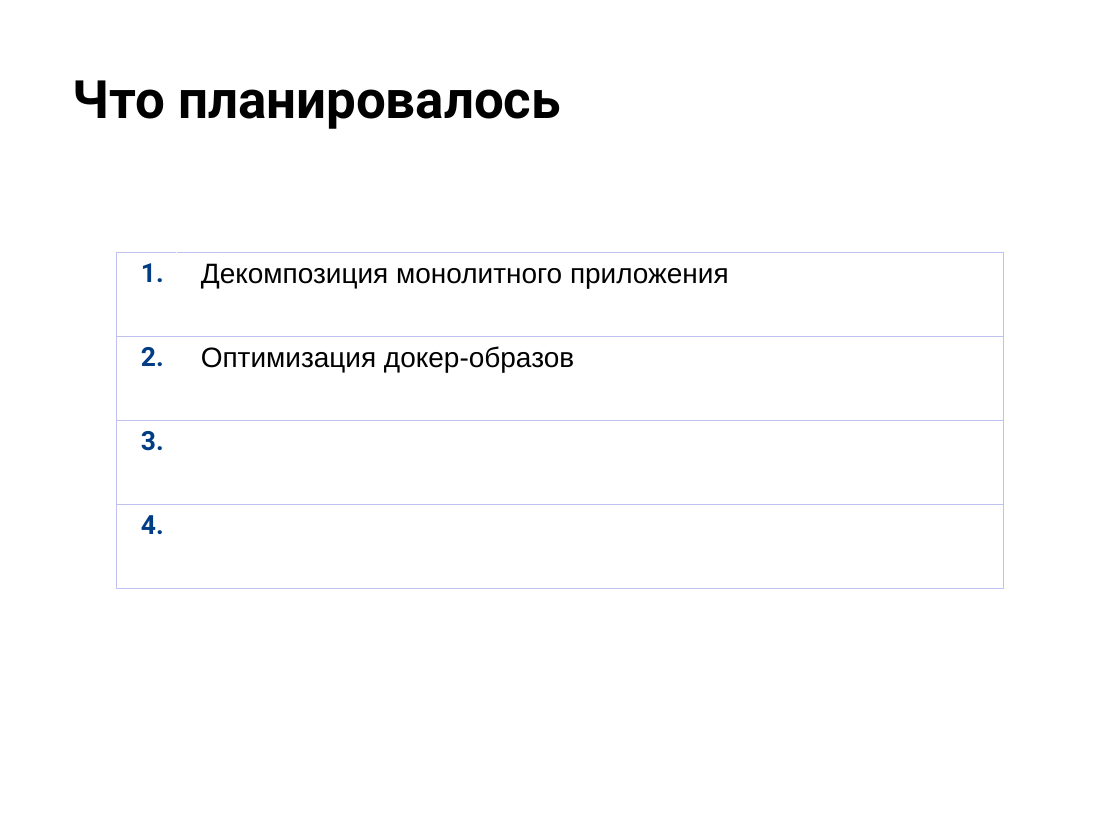
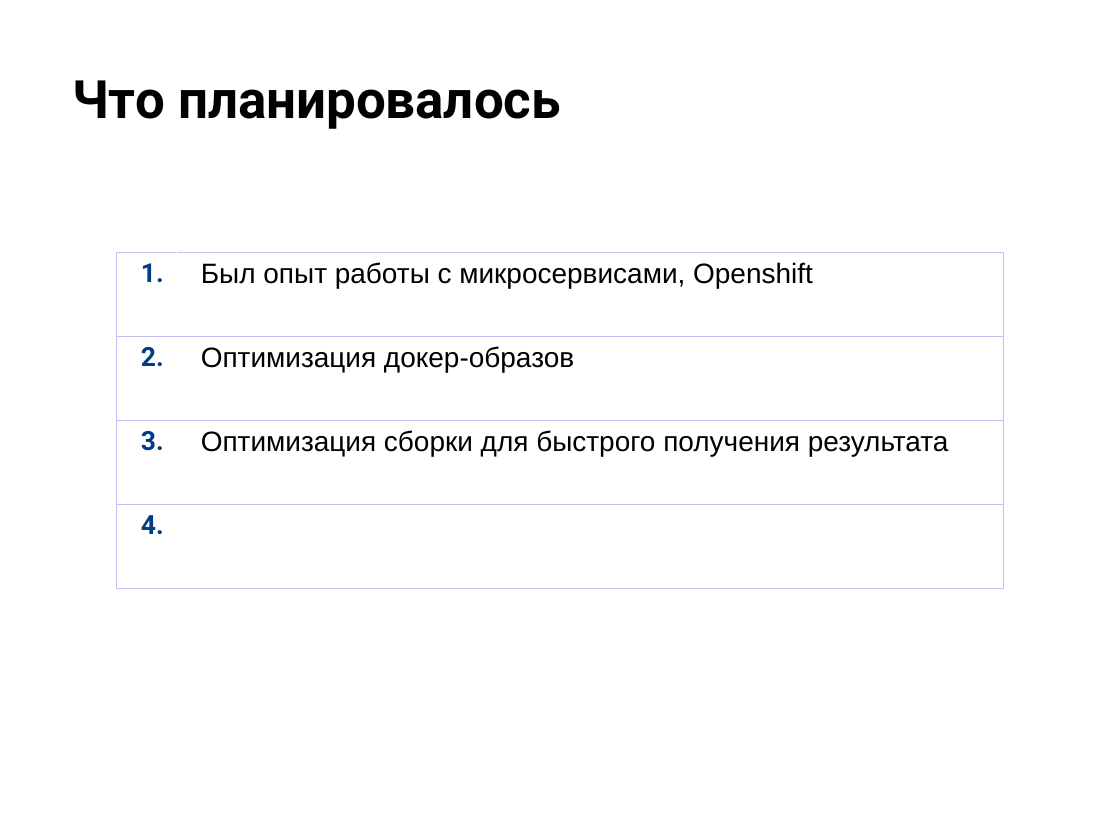
Before and after one commit to MichaelNS/otus_micro_arch, a slide deck: slide 7 of project/Защита проекта_синяя.pptx (slide 6 before the commit). Drawn at 1120x840 pixels with LibreOffice and Linux fonts; fonts in the diff are those of the drawing; background and template pictures are left out. Boxes give left, top, right and bottom in pixels: in the first picture for what was removed or moved away, otherwise in the second. Text is boxed around its words. In the diff, an @@ line names an element or a change of style, - is before the commit and + after.

```diff
--- a/project/Защита проекта_синяя.pptx
+++ b/project/Защита проекта_синяя.pptx
@@ table at <box>116,252,1004,588</box> @@
-row 1, column 2: Декомпозиция монолитного приложения
+row 1, column 2: Был опыт работы с микросервисами, Openshift
-row 3, column 2: 
+row 3, column 2: Оптимизация сборки для быстрого получения результата
```
Also in this commit, not shown: 5 other slides changed, 6 slides added, 8 slides removed, 17 other files.
